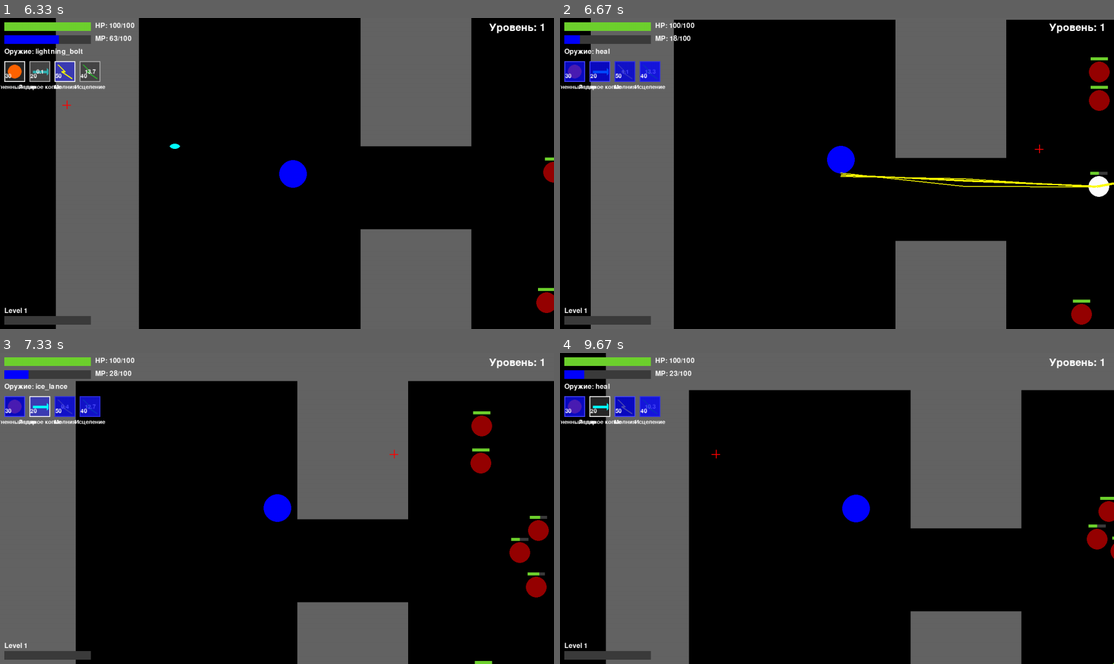
Above: before the commit, frames 1-4 (two rows, left to right).
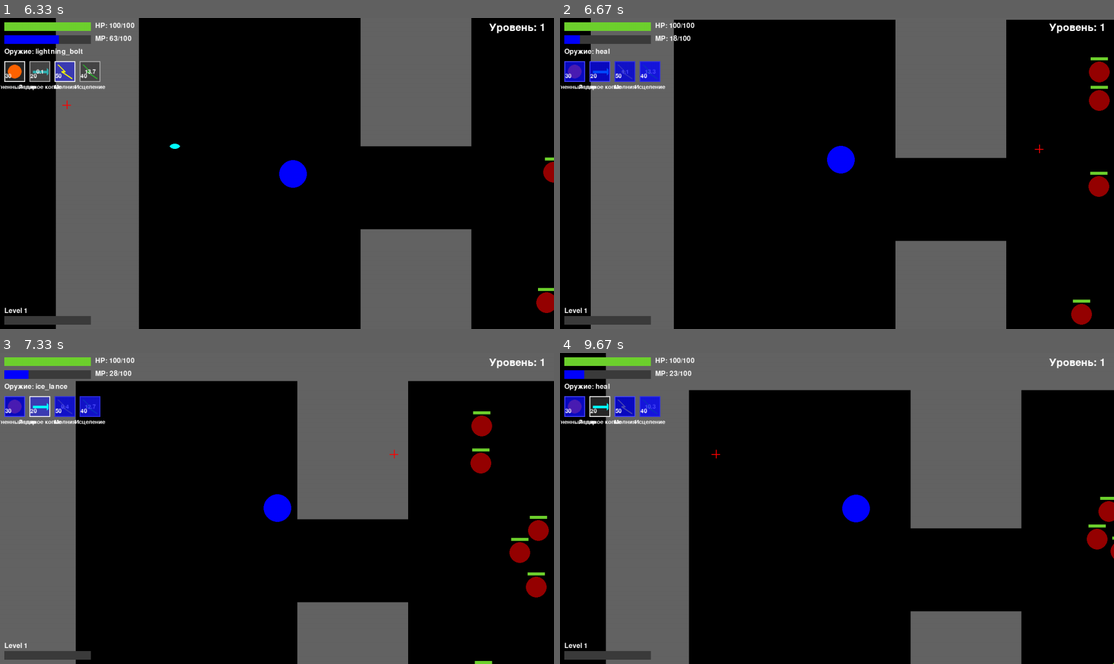
Above: after the commit, the same moments.

Repository: Huku7a/pygame-rogue-like
Game: pygame game, started from main.py
Same seed, same stepped clock (60 frames per second), same inputs: the game is played once before the commit and once after it.
Inputs (mouse positions are in pixels of both pictures, inside the frame that each line leads up to):
- Up to frame 1 (6.33 s): click "Level 1" at 0.38 s; hold Right 0.67-1.13 s; move the mouse to (454, 164) at 0.7 s; hold Up 1.17-1.47 s; move the mouse to (144, 176) at 1.2 s; hold Right 1.5-1.97 s; move the mouse to (105, 126) at 1.53 s; tap F at 2 s; hold Left 2.33-2.87 s; move the mouse to (343, 201) at 2.37 s; tap 4 at 2.48, 3.82, 5.22 s; hold Down 2.9-3.2 s; move the mouse to (288, 67) at 2.93 s; tap 2 at 3.05, 4.22, 5.62 s; hold Left 3.23-3.63 s; move the mouse to (77, 164) at 3.27 s; tap 3 at 3.38, 6.12 s; hold Up 3.67-4.03 s; move the mouse to (282, 204) at 3.7 s; hold Right 4.07-4.7 s; move the mouse to (260, 120) at 4.1 s; click (199, 108) at 4.78 s; hold Down 5.07-5.43 s; click (188, 70) at 5.15 s; hold Left 5.47-5.93 s; click (421, 145) at 5.55 s; hold Right from 5.97 s (still down); click (66, 105) at 6.05 s
- Up to frame 2 (6.67 s): release Right at 6.43 s; hold Up from 6.47 s (still down); click (1036, 148) at 6.55 s; tap 4 at 6.62 s
- Up to frame 3 (7.33 s): release Up at 6.77 s; hold Right 6.8-7.27 s; click (393, 452) at 6.88 s; tap 2 at 6.95 s; hold Left from 7.3 s (still down)
- Up to frame 4 (9.67 s): click (1030, 570) at 7.38 s; tap 3 at 7.45, 8.78 s; release Left at 7.83 s; hold Down 7.87-8.17 s; click (670, 402) at 7.95 s; tap 4 at 8.02, 9.18 s; hold Left 8.2-8.6 s; click (859, 496) at 8.28 s; tap 2 at 8.35 s; hold Up 8.63-9 s; click (681, 542) at 8.72 s; hold Right from 9.03 s (still down); click (715, 452) at 9.12 s

Frame 1 is identical in both runs. In frame 2, 0.8% of the frame differs, in the area x 50-100%, y 49-58%; in frame 3, less than 0.1%; in frame 4, less than 0.1%.

Commit message:
Увеличен диапазон магических атак и исправлены комментарии в коде. Изменения включают обновление диапазона в настройках и использование значения диапазона вместо бесконечности для определения ближайшей цели в классе LightningBolt.

Diff:
--- a/settings.py
+++ b/settings.py
@@ -50,7 +50,7 @@
         'mana_cost': 50,
         'cooldown': 1200,
         'color': (255, 255, 0),  # Желтый
-        'range': 200,
+        'range': 350,
         'width': 3
     },
     'heal': {
--- a/weapons.py
+++ b/weapons.py
@@ -69,7 +69,7 @@
     def __init__(self, game):
         super().__init__(game, 'lightning_bolt')
         self.chain_count = 3  # Количество прыжков молнии
-        self.chain_range = 200  # Максимальное расстояние между целями для прыжка
+        self.chain_range = 200  # Максимальное расстояние между целя��и для прыжка
 
     def find_next_target(self, current_pos, hit_enemies):
         closest_enemy = None
@@ -88,11 +88,11 @@
         if super().cast(player, target_pos):
             # Находим первую цель
             first_target = None
-            min_distance = float('inf')
+            min_distance = self.settings['range']  # Используем range вместо float('inf')
 
             for enemy in self.game.enemies:
                 distance = pygame.math.Vector2(enemy.rect.center).distance_to(player.rect.center)
-                if distance < min_distance:
+                if distance < min_distance:  # Проверяем, что враг в пределах досягаемости
                     min_distance = distance
                     first_target = enemy
 
@@ -146,7 +146,7 @@
         self.rect.center = self.position
         self.distance_traveled += movement.length()
 
-        # Уничтожаем снаряд, если он пролетел максимальную дистанцию
+        # Уничтожаем снаряд, ��сли он пролетел максимальную дистанцию
         if self.distance_traveled >= self.max_range:
             self.kill()
 
